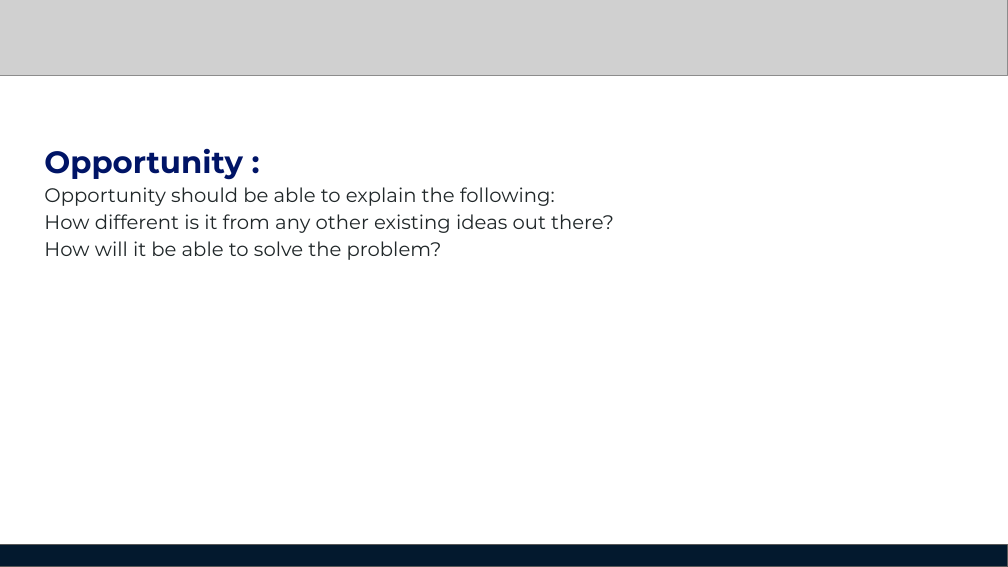
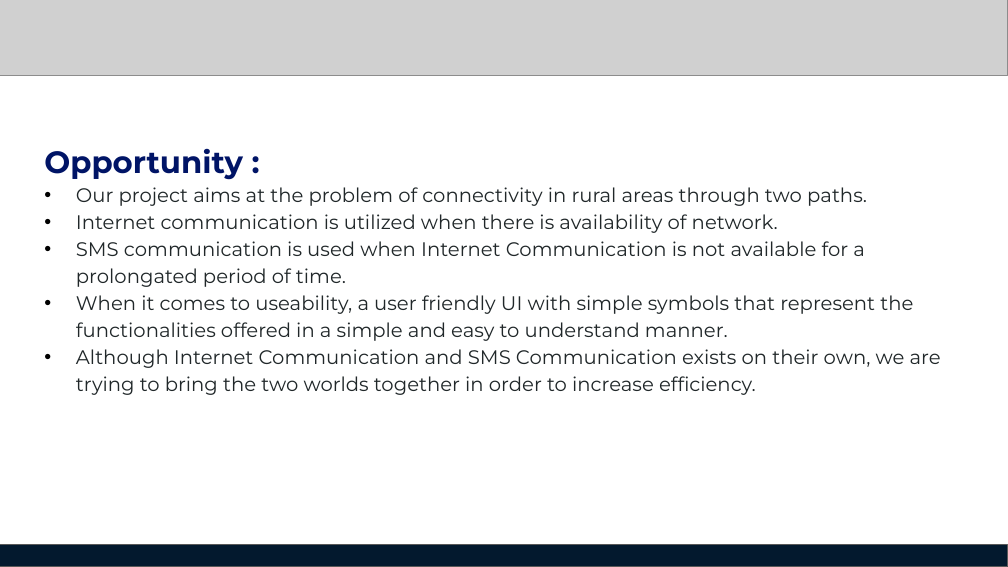
Before and after one commit to hack2skill/National-Agrifunds-Hackathon, a slide deck: slide 4 of main.pptx. Drawn at 1008x567 pixels with LibreOffice and Linux fonts; fonts in the diff are those of the drawing; grey boxes stand for pictures. Boxes give left, top, right and bottom in pixels: in the first picture for what was removed or moved away, otherwise in the second. Text is boxed around its words. In the diff, an @@ line names an element or a change of style, - is before the commit and + after.

```diff
--- a/main.pptx
+++ b/main.pptx
@@ text at (x1=76, y1=187, x2=941, y2=395): text changed @@
-Opportunity should be able to explain the following:
-How different is it from any other existing ideas out there?
-How will it be able to solve the problem?
+• Our project aims at the problem of connectivity in rural areas through two paths.
+• Internet communication is utilized when there is availability of network.
+• SMS communication is used when Internet Communication is not available for a prolongated period of time.
+• When it comes to useability, a user friendly UI with simple symbols that represent the functionalities offered in a simple and easy to understand manner.
+• Although Internet Communication and SMS Communication exists on their own, we are trying to bring the two worlds together in order to increase efficiency.
```
Also in this commit, not shown: 4 other slides changed, 2 slides added, 4 other files.
